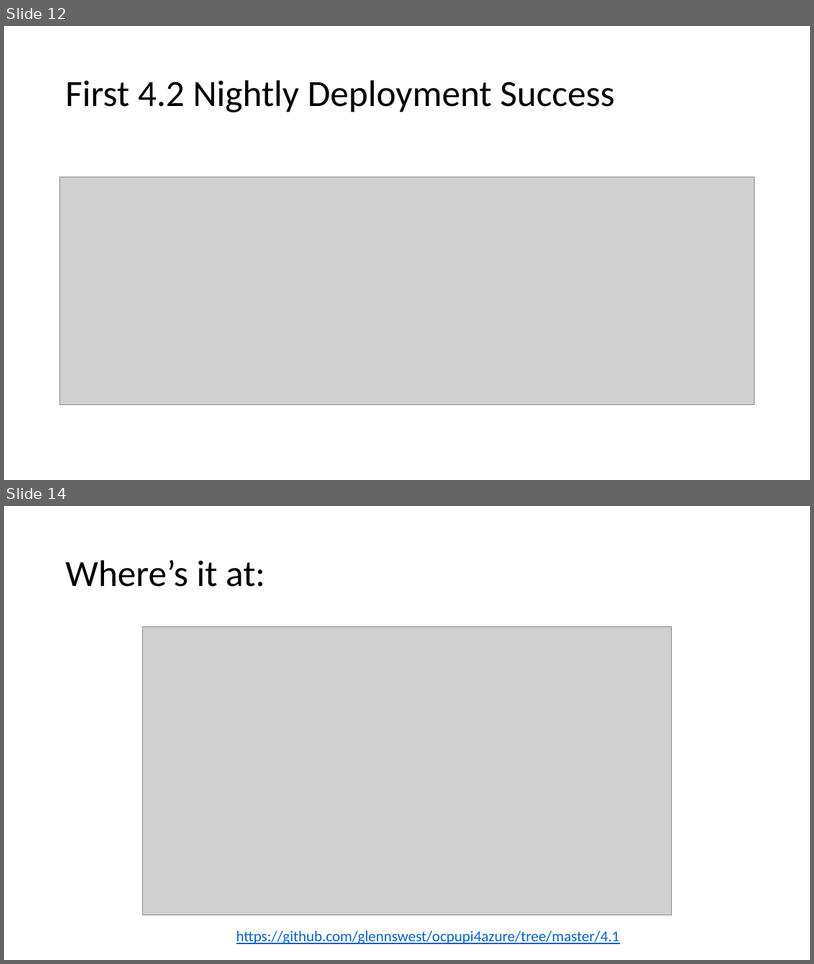
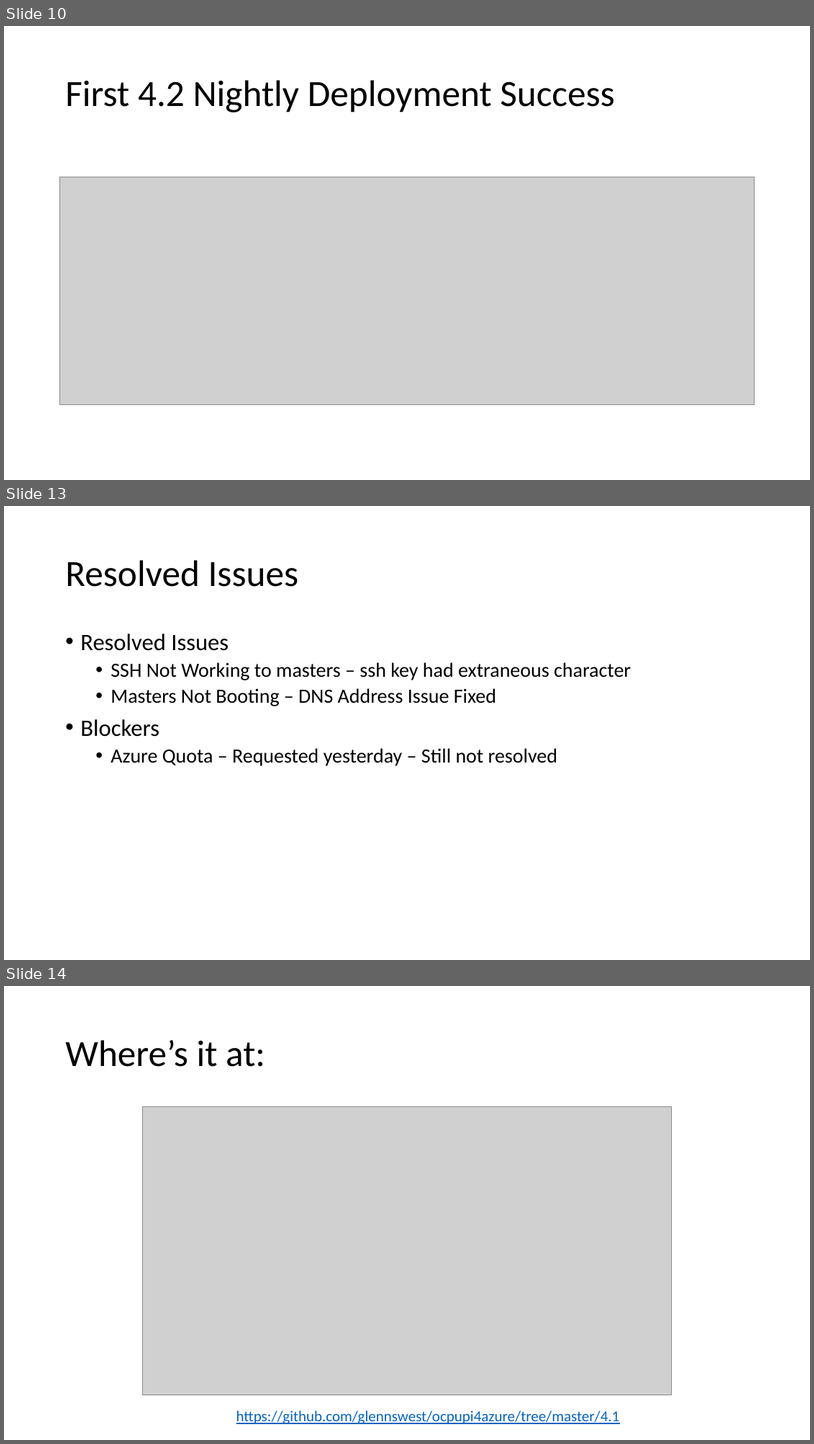
Before and after one commit to glennswest/ocpupi4azure, a slide deck: arm/doc/azocpupidemo2.pptx. Shown one above the other, each under a label of ours: slides 12 and 14 before the commit, slides 10, 13 and 14 after it; the slides between them are not shown. The pictures are 814x964 and 814x1444 pixels, drawn with LibreOffice and Linux fonts; fonts in the diff are those of the drawing; grey boxes stand for pictures. Boxes give left, top, right and bottom in pixels: in the first picture for what was removed or moved away, otherwise in the second. Text is boxed around its words. In the diff, an @@ line names an element or a change of style, - is before the commit and + after.

```diff
--- a/arm/doc/azocpupidemo2.pptx
+++ b/arm/doc/azocpupidemo2.pptx
@@ slide 13 added at (4,506,810,960), background #FFFFFF @@
@@ title added at (65,560,299,587), 44 pt, text #000000 @@
+Resolved Issues
@@ text added at (80,633,631,766), 24 pt, text #000000 @@
+• Resolved Issues
+  • SSH Not Working to masters – ssh key had extraneous character
+  • Masters Not Booting – DNS Address Issue Fixed
+• Blockers
+  • Azure Quota – Requested yesterday – Still not resolved
@@ what was slide 12 is now slide 10 @@
```
Also in this commit, not shown: 2 slides changed, 1 other slide added, 2 slides removed, 2 other files.
